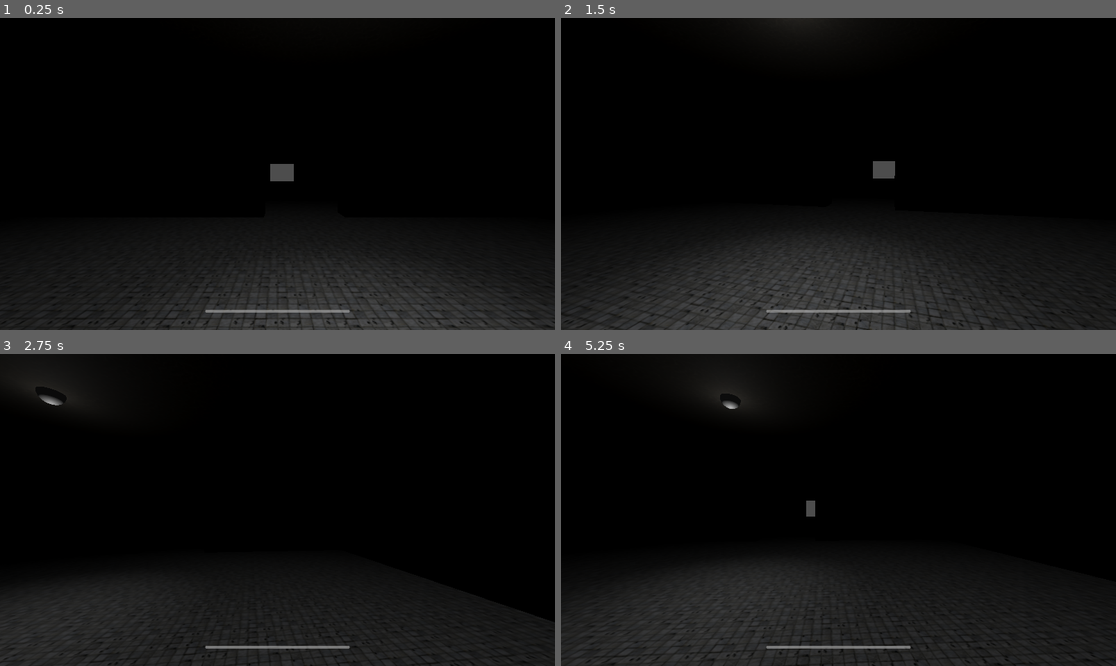
Above: before the commit, frames 1-4 (two rows, left to right).
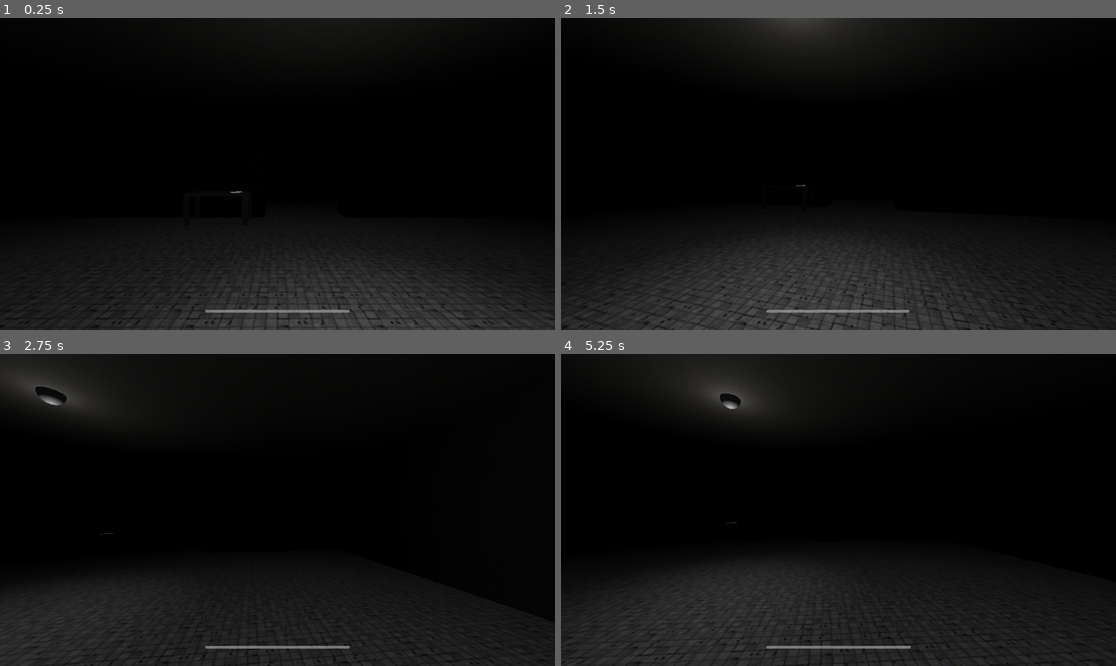
Above: after the commit, the same moments.

Repository: Purplelops/Tunnel-Horror-Game
Game: Godot game, scene res://Scenes/node_3d.tscn
Same seed, same stepped clock (60 frames per second), same inputs: the game is played once before the commit and once after it. Sound files missing from this copy of the repository are replaced by a short silence.
Inputs (mouse positions are in pixels of both pictures, inside the frame that each line leads up to):
- Up to frame 1 (0.25 s): no input
- Up to frame 2 (1.5 s): tap Enter at 0.5 s; move the mouse to (866, 174) at 0.52 s; hold D (right) 0.53-1.28 s; tap W (foward) at 0.6 s; move the mouse to (810, 174) at 1.27 s; hold S (backward) from 1.28 s (still down); tap Shift (sprint) at 1.35 s
- Up to frame 3 (2.75 s): move the mouse to (288, 503) at 2.02 s; release S (backward) at 2.03 s; hold D (right) from 2.03 s (still down); tap W (foward) at 2.1 s
- Up to frame 4 (5.25 s): move the mouse to (832, 516) at 2.77 s; tap Shift (sprint) at 2.85, 4.35 s; move the mouse to (877, 513) at 3.52 s; release D (right) at 3.53 s; hold A (left) 3.53-5.03 s; tap W (foward) at 3.6, 5.1 s; move the mouse to (794, 506) at 4.27 s; move the mouse to (844, 510) at 5.02 s; hold S (backward) from 5.03 s (still down)

The runs differ from the first frame. In frame 1, 0.5% of the frame differs, in the area x 0-100%, y 46-100%; in frame 2, 0.9%, in the area x 0-95%, y 0-100%; in frame 3, 0.4%; in frame 4, 0.6%.

Commit message:
Ummmmm yeah stuff

Diff:
--- a/Player.gd
+++ b/Player.gd
@@ -44,7 +44,7 @@
 		walk_audio_player.pitch_scale = 1.3
 	else:
 		current_speed = walking_speed
-		current_stamina += stamina_regen_speed * delta
+		if current_stamina <= 100: current_stamina += stamina_regen_speed * delta
 		walk_audio_player.pitch_scale = 0.9
 
 	# Add the gravity.
--- /dev/null
+++ b/Scenes/AudioStreamPlayer.gd
@@ -0,0 +1,6 @@
+extends AudioStreamPlayer
+
+
+func _process(delta: float) -> void:
+	if not playing:
+		play()
--- /dev/null
+++ b/Scenes/door.tscn
@@ -0,0 +1,5 @@
+[gd_scene format=3 uid="uid://cbqath6kedqnn"]
+
+[node name="Door" type="CSGBox3D"]
+transform = Transform3D(1, 0, 0, 0, 1, 0, 0, 0, 1, 0, 0, -0.25)
+size = Vector3(1, 2, 0.5)
--- a/Scenes/lamp.tscn
+++ b/Scenes/lamp.tscn
@@ -19,6 +19,7 @@
 [node name="AudioStreamPlayer3D" type="AudioStreamPlayer3D" parent="."]
 stream = ExtResource("2_ochte")
 volume_db = -6.095
+pitch_scale = 0.54
 autoplay = true
 
 [connection signal="finished" from="AudioStreamPlayer3D" to="." method="_on_audio_stream_player_3d_finished"]
--- a/Scenes/node_3d.tscn
+++ b/Scenes/node_3d.tscn
@@ -1,10 +1,12 @@
-[gd_scene load_steps=19 format=3 uid="uid://pw1ws04nqh70"]
+[gd_scene load_steps=24 format=3 uid="uid://pw1ws04nqh70"]
 
 [ext_resource type="Script" path="res://node_3d.gd" id="1_qtx02"]
 [ext_resource type="PackedScene" uid="uid://dse4khhqb7fdl" path="res://Scenes/lamp.tscn" id="2_okub7"]
 [ext_resource type="Texture2D" uid="uid://bvj5v82feccjj" path="res://Textures/Photoreal_Tile_08-512x512.png" id="3_gg243"]
 [ext_resource type="Material" uid="uid://c834ibnt1ofnm" path="res://wall_material.tres" id="4_jdhy2"]
+[ext_resource type="PackedScene" uid="uid://0ly46ftsis3e" path="res://Scenes/table.tscn" id="5_erbkt"]
 [ext_resource type="Script" path="res://Player.gd" id="5_ikvvg"]
+[ext_resource type="Environment" uid="uid://c0jksnj23v1qd" path="res://world_environment.tres" id="6_dhkbl"]
 [ext_resource type="AudioStream" uid="uid://bk7ulidhtad51" path="res://Sounds/Walking/Footsteps_Tile_Walk_01.wav" id="6_ngsdo"]
 [ext_resource type="AudioStream" uid="uid://eowxrejk117r" path="res://Sounds/Walking/Footsteps_Tile_Walk_02.wav" id="7_6fkia"]
 [ext_resource type="AudioStream" uid="uid://dkpdw764imcqg" path="res://Sounds/Walking/Footsteps_Tile_Walk_03.wav" id="8_07a0s"]
@@ -13,15 +15,9 @@
 [ext_resource type="AudioStream" uid="uid://4fqe61bimwav" path="res://Sounds/Walking/Footsteps_Tile_Walk_06.wav" id="11_js186"]
 [ext_resource type="AudioStream" uid="uid://jjldr1bqgoj3" path="res://Sounds/Walking/Footsteps_Tile_Walk_07.wav" id="12_fic44"]
 [ext_resource type="AudioStream" uid="uid://ciqcwr0qk3gk2" path="res://Sounds/Walking/Footsteps_Tile_Walk_08.wav" id="13_qxyv2"]
-
-[sub_resource type="Environment" id="Environment_aigko"]
-ssao_enabled = true
-ssao_radius = 0.5
-ssil_enabled = true
-fog_enabled = true
-fog_light_color = Color(0, 0, 0, 1)
-fog_density = 0.3
-volumetric_fog_density = 0.2
+[ext_resource type="Texture2D" uid="uid://mwse8jvh2jr5" path="res://Textures/start room letter.png" id="15_okix8"]
+[ext_resource type="AudioStream" uid="uid://bx3dpoe8vwi36" path="res://Sounds/Ambiance_Cave_Deep_Loop_Stereo.wav" id="17_i7wad"]
+[ext_resource type="Script" path="res://Scenes/AudioStreamPlayer.gd" id="18_yys8d"]
 
 [sub_resource type="StandardMaterial3D" id="StandardMaterial3D_jyisb"]
 albedo_texture = ExtResource("3_gg243")
@@ -29,7 +25,10 @@
 uv1_triplanar = true
 
 [sub_resource type="BoxShape3D" id="BoxShape3D_6oft5"]
-size = Vector3(5, 4, 1)
+size = Vector3(5, 3, 1)
+
+[sub_resource type="SphereShape3D" id="SphereShape3D_hyadw"]
+radius = 1.04576
 
 [sub_resource type="CapsuleShape3D" id="CapsuleShape3D_m8p5i"]
 radius = 0.35
@@ -57,126 +56,264 @@
 [node name="Node3D" type="Node3D"]
 script = ExtResource("1_qtx02")
 
-[node name="WorldEnvironment" type="WorldEnvironment" parent="."]
-environment = SubResource("Environment_aigko")
-
-[node name="Stage" type="Node3D" parent="."]
-
-[node name="Light" type="Node3D" parent="Stage"]
-
-[node name="Lamp" parent="Stage/Light" instance=ExtResource("2_okub7")]
+[node name="Environment" type="Node3D" parent="."]
+
+[node name="Light" type="Node3D" parent="Environment"]
+
+[node name="Lamp" parent="Environment/Light" instance=ExtResource("2_okub7")]
 transform = Transform3D(1, 0, 0, 0, 1, 0, 0, 0, 1, 1, 4, 2.59843)
 
-[node name="Floor" type="CSGBox3D" parent="Stage"]
-transform = Transform3D(1, 0, 0, 0, 1, 0, 0, 0, 1, 0, -0.5, -15)
-use_collision = true
-size = Vector3(20, 1, 52)
+[node name="Floor" type="CSGBox3D" parent="Environment"]
+transform = Transform3D(1, 0, 0, 0, 1, 0, 0, 0, 1, 0, -0.5, -41.5)
+use_collision = true
+size = Vector3(20, 1, 107)
 material = SubResource("StandardMaterial3D_jyisb")
 
-[node name="Floor2" type="CSGBox3D" parent="Stage"]
-transform = Transform3D(1, 0, 0, 0, 1, 0, 0, 0, 1, 54.5, -0.5, -22)
-use_collision = true
-size = Vector3(7, 1, 38)
-material = SubResource("StandardMaterial3D_jyisb")
-
-[node name="Ceiling" type="CSGBox3D" parent="Stage"]
-transform = Transform3D(1, 0, 0, 0, 1, 0, 0, 0, 1, 0, 4.5, -16.5)
-use_collision = true
-size = Vector3(20, 1, 55)
-material = ExtResource("4_jdhy2")
-
-[node name="Ceiling2" type="CSGBox3D" parent="Stage"]
-transform = Transform3D(1, 0, 0, 0, 1, 0, 0, 0, 1, 54, 4.5, -23.5)
-use_collision = true
-size = Vector3(8, 1, 41)
-material = ExtResource("4_jdhy2")
-
-[node name="LeftWall" type="CSGBox3D" parent="Stage"]
-transform = Transform3D(1, 0, 0, 0, 1, 0, 0, 0, 1, -2, 2, -21.5)
-use_collision = true
-size = Vector3(1, 4, 36)
-material = ExtResource("4_jdhy2")
-
-[node name="RightWall" type="CSGBox3D" parent="Stage"]
-transform = Transform3D(1, 0, 0, 0, 1, 0, 0, 0, 1, 4, 2, -21.5)
-use_collision = true
-size = Vector3(1, 4, 36)
-material = ExtResource("4_jdhy2")
-
-[node name="LeftWall2" type="CSGBox3D" parent="Stage"]
-transform = Transform3D(1, 0, 0, 0, 1, 0, 0, 0, 1, 51, 2, -21.5)
-use_collision = true
-size = Vector3(1, 4, 36)
-material = ExtResource("4_jdhy2")
-
-[node name="LeftWall3" type="CSGBox3D" parent="Stage"]
-transform = Transform3D(1, 0, 0, 0, 1, 0, 0, 0, 1, 54, 2, -4)
-use_collision = true
-size = Vector3(5, 4, 1)
-material = ExtResource("4_jdhy2")
-
-[node name="RightWall2" type="CSGBox3D" parent="Stage"]
-transform = Transform3D(1, 0, 0, 0, 1, 0, 0, 0, 1, 57, 2, -21.5)
-use_collision = true
-size = Vector3(1, 4, 36)
-material = ExtResource("4_jdhy2")
-
-[node name="CSGBox3D" type="CSGBox3D" parent="Stage"]
+[node name="Ceiling" type="CSGBox3D" parent="Environment"]
+transform = Transform3D(1, 0, 0, 0, 1, 0, 0, 0, 1, 0, 4.5, -41.8896)
+use_collision = true
+size = Vector3(20, 1, 105.779)
+material = ExtResource("4_jdhy2")
+
+[node name="LeftWall" type="CSGBox3D" parent="Environment"]
+transform = Transform3D(1, 0, 0, 0, 1, 0, 0, 0, 1, -2, 2, -48.5)
+use_collision = true
+size = Vector3(1, 4, 90)
+material = ExtResource("4_jdhy2")
+
+[node name="RightWall" type="CSGBox3D" parent="Environment"]
+transform = Transform3D(1, 0, 0, 0, 1, 0, 0, 0, 1, 4, 2, -45.5)
+use_collision = true
+size = Vector3(1, 4, 84)
+material = ExtResource("4_jdhy2")
+
+[node name="RightWall2" type="CSGBox3D" parent="Environment"]
+transform = Transform3D(1, 0, 0, 0, 1, 0, 0, 0, 1, 3, 2, -94.008)
+use_collision = true
+size = Vector3(11, 4, 1)
+material = ExtResource("4_jdhy2")
+
+[node name="RightWall3" type="CSGBox3D" parent="Environment"]
+transform = Transform3D(1, 0, 0, 0, 1, 0, 0, 0, 1, 6, 2, -88.008)
+use_collision = true
+size = Vector3(5, 4, 1.03)
+material = ExtResource("4_jdhy2")
+
+[node name="TunnelBlock" type="CSGBox3D" parent="Environment"]
+transform = Transform3D(1, 0, 0, 0, 1, 0, 0, 0, 1, 1, 1.5, -4)
+use_collision = true
+size = Vector3(3, 3, 1)
+material = ExtResource("4_jdhy2")
+
+[node name="CSGBox3D" type="CSGBox3D" parent="Environment"]
 transform = Transform3D(1, 0, 0, 0, 1, 0, 0, 0, 1, -6.49966, 1.98699, -3.99851)
 use_collision = true
 size = Vector3(8, 4, 1)
 material = ExtResource("4_jdhy2")
 
-[node name="CSGBox3D6" type="CSGBox3D" parent="Stage"]
+[node name="CSGBox3D6" type="CSGBox3D" parent="Environment"]
 transform = Transform3D(1, 0, 0, 0, 1, 0, 0, 0, 1, -1, 2, -4)
 use_collision = true
 size = Vector3(1, 4, 1)
 material = ExtResource("4_jdhy2")
 
-[node name="CSGBox3D7" type="CSGBox3D" parent="Stage"]
+[node name="CSGBox3D7" type="CSGBox3D" parent="Environment"]
 transform = Transform3D(1, 0, 0, 0, 1, 0, 0, 0, 1, 3, 2, -4)
 use_collision = true
 size = Vector3(1, 4, 1)
 material = ExtResource("4_jdhy2")
 
-[node name="CSGBox3D8" type="CSGBox3D" parent="Stage"]
+[node name="CSGBox3D8" type="CSGBox3D" parent="Environment"]
 transform = Transform3D(1, 0, 0, 0, 1, 0, 0, 0, 1, 1, 3.5, -4)
 use_collision = true
 size = Vector3(3, 1, 1)
 material = ExtResource("4_jdhy2")
 
-[node name="CSGBox3D3" type="CSGBox3D" parent="Stage"]
+[node name="CSGBox3D3" type="CSGBox3D" parent="Environment"]
 transform = Transform3D(1, 0, 0, 0, 1, 0, 0, 0, 1, 7.5, 2, -4)
 use_collision = true
 size = Vector3(6, 4, 1)
 material = ExtResource("4_jdhy2")
 
-[node name="CSGBox3D4" type="CSGBox3D" parent="Stage"]
+[node name="CSGBox3D4" type="CSGBox3D" parent="Environment"]
 transform = Transform3D(1, 0, 0, 0, 1, 0, 0, 0, 1, 10, 2, 3.5)
 use_collision = true
 size = Vector3(1, 4, 14)
 material = ExtResource("4_jdhy2")
 
-[node name="CSGBox3D5" type="CSGBox3D" parent="Stage"]
+[node name="CSGBox3D5" type="CSGBox3D" parent="Environment"]
 transform = Transform3D(1, 0, 0, 0, 1, 0, 0, 0, 1, -10, 2, 3.5)
 use_collision = true
 size = Vector3(1, 4, 14)
 material = ExtResource("4_jdhy2")
 
-[node name="CSGBox3D2" type="CSGBox3D" parent="Stage"]
-transform = Transform3D(1, 0, 0, 0, 1, 0, 0, 0, 1, 0, 2, 11)
-use_collision = true
-size = Vector3(21, 4, 1)
-material = ExtResource("4_jdhy2")
-
-[node name="Triggers" type="Node3D" parent="Stage"]
-
-[node name="Area3D" type="Area3D" parent="Stage/Triggers"]
+[node name="CSGBox3D2" type="CSGBox3D" parent="Environment"]
+transform = Transform3D(1, 0, 0, 0, 1, 0, 0, 0, 1, -3, 4.25, 15.25)
+use_collision = true
+size = Vector3(15, 8.5, 9.5)
+material = ExtResource("4_jdhy2")
+
+[node name="CSGBox3D9" type="CSGBox3D" parent="Environment"]
+transform = Transform3D(1, 0, 0, 0, 1, 0, 0, 0, 1, 8.75, 4.25, 15.75)
+use_collision = true
+size = Vector3(3.5, 8.5, 10.5)
+material = ExtResource("4_jdhy2")
+
+[node name="CSGBox3D11" type="CSGBox3D" parent="Environment"]
+transform = Transform3D(1, 0, 0, 0, 1, 0, 0, 0, 1, 5.75, 0.25, 12.25)
+use_collision = true
+size = Vector3(2.5, 0.5, 0.5)
+material = ExtResource("4_jdhy2")
+
+[node name="CSGBox3D32" type="CSGBox3D" parent="Environment"]
+transform = Transform3D(1, 0, 0, 0, 1, 0, 0, 0, 1, 5.75, 1.5, 10.75)
+visible = false
+use_collision = true
+size = Vector3(2.5, 3, 0.5)
+material = ExtResource("4_jdhy2")
+
+[node name="CSGBox3D12" type="CSGBox3D" parent="Environment"]
+transform = Transform3D(1, 0, 0, 0, 1, 0, 0, 0, 1, 5.75, 0.75, 12.75)
+use_collision = true
+size = Vector3(2.5, 0.5, 0.5)
+material = ExtResource("4_jdhy2")
+
+[node name="CSGBox3D13" type="CSGBox3D" parent="Environment"]
+transform = Transform3D(1, 0, 0, 0, 1, 0, 0, 0, 1, 5.75, 1.25, 13.25)
+use_collision = true
+size = Vector3(2.5, 0.5, 0.5)
+material = ExtResource("4_jdhy2")
+
+[node name="CSGBox3D14" type="CSGBox3D" parent="Environment"]
+transform = Transform3D(1, 0, 0, 0, 1, 0, 0, 0, 1, 5.75, 1.75, 13.75)
+use_collision = true
+size = Vector3(2.5, 0.5, 0.5)
+material = ExtResource("4_jdhy2")
+
+[node name="CSGBox3D15" type="CSGBox3D" parent="Environment"]
+transform = Transform3D(1, 0, 0, 0, 1, 0, 0, 0, 1, 5.75, 2.25, 14.25)
+use_collision = true
+size = Vector3(2.5, 0.5, 0.5)
+material = ExtResource("4_jdhy2")
+
+[node name="CSGBox3D16" type="CSGBox3D" parent="Environment"]
+transform = Transform3D(1, 0, 0, 0, 1, 0, 0, 0, 1, 5.75, 2.75, 14.75)
+use_collision = true
+size = Vector3(2.5, 0.5, 0.5)
+material = ExtResource("4_jdhy2")
+
+[node name="CSGBox3D17" type="CSGBox3D" parent="Environment"]
+transform = Transform3D(1, 0, 0, 0, 1, 0, 0, 0, 1, 5.75, 3.25, 15.25)
+use_collision = true
+size = Vector3(2.5, 0.5, 0.5)
+material = ExtResource("4_jdhy2")
+
+[node name="CSGBox3D18" type="CSGBox3D" parent="Environment"]
+transform = Transform3D(1, 0, 0, 0, 1, 0, 0, 0, 1, 5.75, 3.75, 15.75)
+use_collision = true
+size = Vector3(2.5, 0.5, 0.5)
+material = ExtResource("4_jdhy2")
+
+[node name="CSGBox3D19" type="CSGBox3D" parent="Environment"]
+transform = Transform3D(1, 0, 0, 0, 1, 0, 0, 0, 1, 5.75, 4.25, 16.25)
+use_collision = true
+size = Vector3(2.5, 0.5, 0.5)
+material = ExtResource("4_jdhy2")
+
+[node name="CSGBox3D20" type="CSGBox3D" parent="Environment"]
+transform = Transform3D(1, 0, 0, 0, 1, 0, 0, 0, 1, 5.75, 4.75, 16.75)
+use_collision = true
+size = Vector3(2.5, 0.5, 0.5)
+material = ExtResource("4_jdhy2")
+
+[node name="CSGBox3D21" type="CSGBox3D" parent="Environment"]
+transform = Transform3D(1, 0, 0, 0, 1, 0, 0, 0, 1, 5.75, 3.5, 10.75)
+use_collision = true
+size = Vector3(2.5, 1, 0.5)
+material = ExtResource("4_jdhy2")
+
+[node name="CSGBox3D22" type="CSGBox3D" parent="Environment"]
+transform = Transform3D(1, 0, 0, 0, 1, 0, 0, 0, 1, 5.75, 3.75, 11.25)
+use_collision = true
+size = Vector3(2.5, 0.5, 0.5)
+material = ExtResource("4_jdhy2")
+
+[node name="CSGBox3D23" type="CSGBox3D" parent="Environment"]
+transform = Transform3D(1, 0, 0, 0, 1, 0, 0, 0, 1, 5.75, 4.25, 11.75)
+use_collision = true
+size = Vector3(2.5, 0.5, 0.5)
+material = ExtResource("4_jdhy2")
+
+[node name="CSGBox3D24" type="CSGBox3D" parent="Environment"]
+transform = Transform3D(1, 0, 0, 0, 1, 0, 0, 0, 1, 5.75, 4.75, 12.25)
+use_collision = true
+size = Vector3(2.5, 0.5, 0.5)
+material = ExtResource("4_jdhy2")
+
+[node name="CSGBox3D25" type="CSGBox3D" parent="Environment"]
+transform = Transform3D(1, 0, 0, 0, 1, 0, 0, 0, 1, 5.75, 5.25, 12.75)
+use_collision = true
+size = Vector3(2.5, 0.5, 0.5)
+material = ExtResource("4_jdhy2")
+
+[node name="CSGBox3D26" type="CSGBox3D" parent="Environment"]
+transform = Transform3D(1, 0, 0, 0, 1, 0, 0, 0, 1, 5.75, 5.75, 13.25)
+use_collision = true
+size = Vector3(2.5, 0.5, 0.5)
+material = ExtResource("4_jdhy2")
+
+[node name="CSGBox3D27" type="CSGBox3D" parent="Environment"]
+transform = Transform3D(1, 0, 0, 0, 1, 0, 0, 0, 1, 5.75, 6.25, 13.75)
+use_collision = true
+size = Vector3(2.5, 0.5, 0.5)
+material = ExtResource("4_jdhy2")
+
+[node name="CSGBox3D28" type="CSGBox3D" parent="Environment"]
+transform = Transform3D(1, 0, 0, 0, 1, 0, 0, 0, 1, 5.75, 6.75, 14.25)
+use_collision = true
+size = Vector3(2.5, 0.5, 0.5)
+material = ExtResource("4_jdhy2")
+
+[node name="CSGBox3D29" type="CSGBox3D" parent="Environment"]
+transform = Transform3D(1, 0, 0, 0, 1, 0, 0, 0, 1, 5.75, 7.25, 14.75)
+use_collision = true
+size = Vector3(2.5, 0.5, 0.5)
+material = ExtResource("4_jdhy2")
+
+[node name="CSGBox3D30" type="CSGBox3D" parent="Environment"]
+transform = Transform3D(1, 0, 0, 0, 1, 0, 0, 0, 1, 5.75, 7.75, 15.25)
+use_collision = true
+size = Vector3(2.5, 0.5, 0.5)
+material = ExtResource("4_jdhy2")
+
+[node name="CSGBox3D31" type="CSGBox3D" parent="Environment"]
+transform = Transform3D(1, 0, 0, 0, 1, 0, 0, 0, 1, 5.75, 8.25, 15.75)
+use_collision = true
+size = Vector3(2.5, 0.5, 0.5)
+material = ExtResource("4_jdhy2")
+
+[node name="Triggers" type="Node3D" parent="Environment"]
+
+[node name="Area3D" type="Area3D" parent="Environment/Triggers"]
 transform = Transform3D(1, 0, 0, 0, 1, 0, 0, 0, 1, 1, 0, -17)
 
-[node name="CollisionShape3D" type="CollisionShape3D" parent="Stage/Triggers/Area3D"]
-transform = Transform3D(1, 0, 0, 0, 1, 0, 0, 0, 1, 0, 1.5, 0)
+[node name="CollisionShape3D" type="CollisionShape3D" parent="Environment/Triggers/Area3D"]
+transform = Transform3D(1, 0, 0, 0, 1, 0, 0, 0, 1, 0, 2, 0)
 shape = SubResource("BoxShape3D_6oft5")
+
+[node name="Table" parent="Environment" instance=ExtResource("5_erbkt")]
+transform = Transform3D(1, 0, 0, 0, 1, 0, 0, 0, 1, -1.93633, 0.480287, -2.82668)
+
+[node name="Sprite3D" type="Sprite3D" parent="Environment/Table"]
+transform = Transform3D(0.0466445, -0.018008, -7.87154e-10, 0, -2.18557e-09, 0.05, -0.018008, -0.0466445, -2.0389e-09, 0.551691, 0.513745, 0.0159106)
+texture = ExtResource("15_okix8")
+
+[node name="StarterRoomTableArea" type="Area3D" parent="Environment/Table"]
+transform = Transform3D(1, 0, 0, 0, 1, 0, 0, 0, 1, 0.521694, 0.519713, -0.0983517)
+
+[node name="CollisionShape3D" type="CollisionShape3D" parent="Environment/Table/StarterRoomTableArea"]
+transform = Transform3D(1, 0, 0, 0, 1, 0, 0, 0, 1, 0.0541416, 0, 0.0763011)
+shape = SubResource("SphereShape3D_hyadw")
 
 [node name="Player" type="CharacterBody3D" parent="."]
 transform = Transform3D(1, 0, 0, 0, 1, 0, 0, 0, 1, 0, 1, 4)
@@ -190,6 +327,7 @@
 transform = Transform3D(1, 0, 0, 0, 1, 0, 0, 0, 1, 0, 0.7, 0)
 
 [node name="Camera3D" type="Camera3D" parent="Player/Head"]
+environment = ExtResource("6_dhkbl")
 
 [node name="RayCast3D" type="RayCast3D" parent="Player/Head"]
 transform = Transform3D(1, 0, 0, 0, -4.37114e-08, -1, 0, 1, -4.37114e-08, 0, 0, 0)
@@ -222,7 +360,27 @@
 grow_vertical = 0
 show_percentage = false
 
-[node name="Marker3D" type="Marker3D" parent="."]
-transform = Transform3D(1, 0, 0, 0, 1, 0, 0, 0, 1, 54, 0, -7)
-
-[connection signal="body_entered" from="Stage/Triggers/Area3D" to="." method="_on_area_3d_body_entered"]
+[node name="StartRoomLetter" type="TextureRect" parent="UI"]
+visible = false
+layout_mode = 1
+anchors_preset = 15
+anchor_right = 1.0
+anchor_bottom = 1.0
+offset_left = 299.0
+offset_top = -39.0
+offset_right = 147.0
+offset_bottom = 661.0
+grow_horizontal = 2
+grow_vertical = 2
+scale = Vector2(0.6, 0.6)
+texture = ExtResource("15_okix8")
+expand_mode = 4
+
+[node name="AudioStreamPlayer" type="AudioStreamPlayer" parent="."]
+stream = ExtResource("17_i7wad")
+volume_db = -8.433
+script = ExtResource("18_yys8d")
+
+[connection signal="body_entered" from="Environment/Triggers/Area3D" to="." method="_on_area_3d_body_entered"]
+[connection signal="body_entered" from="Environment/Table/StarterRoomTableArea" to="." method="_on_starter_room_table_area_body_entered"]
+[connection signal="body_exited" from="Environment/Table/StarterRoomTableArea" to="." method="_on_starter_room_table_area_body_exited"]
--- /dev/null
+++ b/Scenes/table.tscn
@@ -0,0 +1,16 @@
+[gd_scene format=3 uid="uid://0ly46ftsis3e"]
+
+[node name="Table" type="CSGBox3D"]
+transform = Transform3D(1, 0, 0, 0, 1, 0, 0, 0, 1, 0.5, 0, 0)
+use_collision = true
+size = Vector3(2, 1, 1)
+
+[node name="CSGBox3D" type="CSGBox3D" parent="."]
+transform = Transform3D(1, 0, 0, 0, 1, 0, 0, 0, 1, 0.0163574, -0.045166, -0.0127869)
+operation = 2
+size = Vector3(2.40479, 0.909668, 0.812439)
+
+[node name="CSGBox3D2" type="CSGBox3D" parent="."]
+transform = Transform3D(1, 0, 0, 0, 1, 0, 0, 0, 1, -0.0106506, -0.045166, 0.02668)
+operation = 2
+size = Vector3(1.68268, 0.909668, 1.23528)
--- a/lamp.gd
+++ b/lamp.gd
@@ -1,8 +1,4 @@
 extends Node3D
-
-
-func _physics_process(delta: float) -> void:
-	pass
 
 
 func _on_audio_stream_player_3d_finished() -> void:
--- a/node_3d.gd
+++ b/node_3d.gd
@@ -1,6 +1,10 @@
 extends Node3D
 
 @onready var player := $Player
+
+func _ready() -> void:
+	$Environment/TunnelBlock.visible = false
+	$Environment/TunnelBlock.use_collision = false
 
 # Called every frame. 'delta' is the elapsed time since the previous frame.
 func _process(delta: float) -> void:
@@ -14,5 +18,16 @@
 
 
 func _on_area_3d_body_entered(body: Node3D) -> void:
+	$Environment/TunnelBlock.visible = true
+	$Environment/TunnelBlock.use_collision = true
+	$Environment/Light/Lamp/AudioStreamPlayer3D.playing = false
+
+
+func _on_starter_room_table_area_body_entered(body: Node3D) -> void:
 	if body.name == "Player":
-		body.position += Vector3(53, 0, -7)
+		$UI/StartRoomLetter.visible = true
+
+
+func _on_starter_room_table_area_body_exited(body: Node3D) -> void:
+	if body.name == "Player":
+		$UI/StartRoomLetter.visible = false
--- a/wall_material.tres
+++ b/wall_material.tres
@@ -1,8 +1,8 @@
 [gd_resource type="StandardMaterial3D" load_steps=2 format=3 uid="uid://c834ibnt1ofnm"]
 
-[ext_resource type="Texture2D" uid="uid://bnpy8ht0cxg86" path="res://Textures/Photoreal_Concrete_08-512x512.png" id="1_u7hvb"]
+[ext_resource type="Texture2D" uid="uid://mtpgqc1s1y0v" path="res://Textures/Photoreal_Concrete_02-512x512.png" id="1_5f867"]
 
 [resource]
-albedo_color = Color(0.419608, 0.419608, 0.419608, 1)
-albedo_texture = ExtResource("1_u7hvb")
+albedo_color = Color(0.611765, 0.611765, 0.611765, 1)
+albedo_texture = ExtResource("1_5f867")
 uv1_triplanar = true
--- /dev/null
+++ b/world_environment.tres
@@ -0,0 +1,10 @@
+[gd_resource type="Environment" format=3 uid="uid://c0jksnj23v1qd"]
+
+[resource]
+ssao_enabled = true
+ssao_radius = 0.5
+ssil_enabled = true
+fog_enabled = true
+fog_light_color = Color(0, 0, 0, 1)
+fog_density = 0.3
+volumetric_fog_density = 0.2
Not shown, changed: Notes.txt
Not shown, added: Sounds/Ambiance_Cave_Deep_Loop_Stereo.wav.import
Binary file added: Textures/Photoreal_Concrete_01-512x512.png
Not shown, added: Textures/Photoreal_Concrete_01-512x512.png.import
Binary file added: Textures/Photoreal_Concrete_02-512x512.png
Not shown, added: Textures/Photoreal_Concrete_02-512x512.png.import
Binary file added: Textures/start room letter.png
Not shown, added: Textures/start room letter.png.import
Not shown, added: Sounds/Ambiance_Cave_Deep_Loop_Stereo.wav
